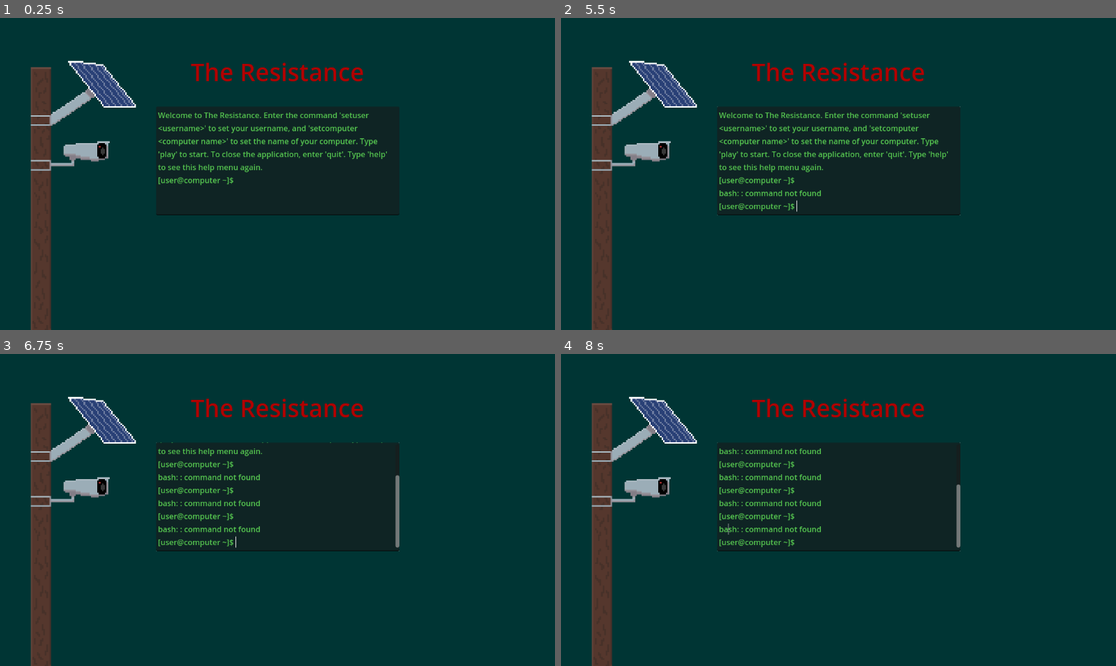
Above: before the commit, frames 1-4 (two rows, left to right).
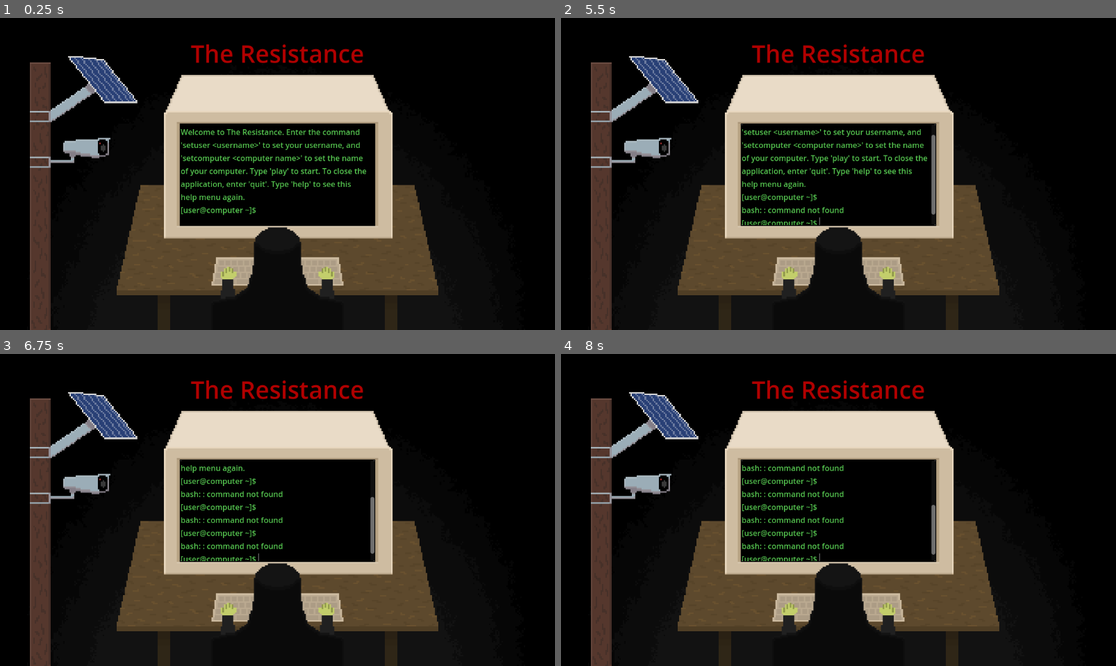
Above: after the commit, the same moments.

Repository: bunnybunnybun/The-Resistance
Game: Godot game, scene res://MainMenu.tscn
The game is run twice, just before and just after one commit, with the same random seed, the same clock (stepped at 60 frames per second) and the same inputs.
Inputs (mouse positions are in pixels of both pictures, inside the frame that each line leads up to):
- Up to frame 1 (0.25 s): no input
- Up to frame 2 (5.5 s): tap Enter at 0.5, 0.6, 1.35, 2, 2.3, 3.05, 3.5, 3.6, 4.35, 5.3 s; move the mouse to (960, 158) at 0.52 s; hold Right 0.53-1.28 s; click (960, 158) at 0.67 s; tap Space at 1.25, 2.75, 4.25 s; move the mouse to (727, 189) at 1.27 s; hold Down 1.28-2.03 s; move the mouse to (894, 105) at 2.02 s; hold Right 2.03-2.78 s; tap Alt at 2.1, 5.1 s; move the mouse to (810, 236) at 2.77 s; hold Up 2.78-3.53 s; tap Shift at 2.85 s; click (810, 236) at 2.92 s; move the mouse to (1005, 220) at 3.52 s; hold Left 3.53-5.03 s; move the mouse to (672, 127) at 4.27 s; move the mouse to (866, 174) at 5.02 s; hold Down from 5.03 s (still down); click (866, 174) at 5.17 s
- Up to frame 3 (6.75 s): move the mouse to (194, 432) at 5.77 s; release Down at 5.78 s; hold Right 5.78-6.53 s; tap Shift at 5.85 s; tap Enter at 6.05, 6.6 s; move the mouse to (399, 494) at 6.52 s; hold Up from 6.53 s (still down)
- Up to frame 4 (8 s): move the mouse to (727, 525) at 7.27 s; release Up at 7.28 s; hold Right from 7.28 s (still down); tap Enter at 7.35 s; click (727, 525) at 7.42 s

The runs differ from the first frame. In frame 1, 96% of the frame differs, in the area x 0-100%, y 0-100%; in frame 2, 96%; in frame 3, 96%; in frame 4, 96%.

Commit message:
Greatly improved the main menu, with a new background image, and the terminal is actually on a computer screen, not just floating in the air.

Diff:
--- a/MainMenu.tscn
+++ b/MainMenu.tscn
@@ -1,11 +1,13 @@
-[gd_scene load_steps=4 format=3 uid="uid://dosqxnixp8bbc"]
+[gd_scene load_steps=5 format=3 uid="uid://dosqxnixp8bbc"]
 
 [ext_resource type="Script" uid="uid://c7dfw3c2v8r1v" path="res://main_menu.gd" id="1_i26rj"]
-[ext_resource type="Texture2D" uid="uid://kvfn1n2gg47j" path="res://images/main_menu_surveillance_camera_and_pole.png" id="2_eiy7p"]
+[ext_resource type="Texture2D" uid="uid://b7kjcg6ajlfcv" path="res://images/main_menu_background.png" id="2_eiy7p"]
 
 [sub_resource type="LabelSettings" id="LabelSettings_kjwba"]
 font_size = 50
 font_color = Color(0.69411767, 0, 0, 1)
+
+[sub_resource type="StyleBoxEmpty" id="StyleBoxEmpty_eiy7p"]
 
 [node name="Menu" type="Control"]
 layout_mode = 3
@@ -17,6 +19,7 @@
 script = ExtResource("1_i26rj")
 
 [node name="ColorRect" type="ColorRect" parent="."]
+z_index = -2
 layout_mode = 1
 anchors_preset = 15
 anchor_right = 1.0
@@ -31,43 +34,47 @@
 anchor_left = 0.5
 anchor_right = 0.5
 offset_left = -204.0
-offset_top = 77.0
+offset_top = 39.0
 offset_right = 204.0
-offset_bottom = 146.0
+offset_bottom = 108.0
 grow_horizontal = 2
 text = "The Resistance"
 label_settings = SubResource("LabelSettings_kjwba")
 horizontal_alignment = 1
 
+[node name="TextureRect2" type="TextureRect" parent="."]
+z_index = -1
+texture_filter = 1
+layout_mode = 1
+anchors_preset = 15
+anchor_right = 1.0
+anchor_bottom = 1.0
+grow_horizontal = 2
+grow_vertical = 2
+texture = ExtResource("2_eiy7p")
+
 [node name="TextEdit" type="TextEdit" parent="."]
+z_index = 1
+texture_filter = 1
 layout_mode = 1
 anchors_preset = 8
 anchor_left = 0.5
 anchor_top = 0.5
 anchor_right = 0.5
 anchor_bottom = 0.5
-offset_left = -252.0
-offset_top = -140.0
-offset_right = 253.0
-offset_bottom = 86.0
+offset_left = -201.0
+offset_top = -103.0
+offset_right = 201.0
+offset_bottom = 106.0
 grow_horizontal = 2
 grow_vertical = 2
 theme_override_colors/font_color = Color(0.33665636, 0.78083885, 0.3151847, 1)
+theme_override_colors/background_color = Color(0, 0, 0, 0)
+theme_override_styles/normal = SubResource("StyleBoxEmpty_eiy7p")
 text = "Welcome to The Resistance. Enter the command 'setuser <username>' to set your username, and 'setcomputer <computer name>' to set the name of your computer. Type 'play' to start. To close the application, enter 'quit'. Type 'help' to see this help menu again.
 [user@computer ~]$ "
 emoji_menu_enabled = false
 wrap_mode = 1
 scroll_smooth = true
 
-[node name="TextureRect" type="TextureRect" parent="."]
-texture_filter = 1
-layout_mode = 1
-anchors_preset = 2
-anchor_top = 1.0
-anchor_bottom = 1.0
-offset_top = -642.0
-offset_right = 321.0
-grow_vertical = 0
-texture = ExtResource("2_eiy7p")
-
 [connection signal="gui_input" from="TextEdit" to="." method="_on_text_edit_gui_input"]
--- a/scene2.tscn
+++ b/scene2.tscn
@@ -13,7 +13,7 @@
 
 [node name="ColorRect" type="ColorRect" parent="."]
 layout_mode = 1
-anchors_preset = 15
+anchors_preset = -1
 anchor_right = 1.0
 anchor_bottom = 1.0
 grow_horizontal = 2
Binary file added: images/main_menu_background.ase
Binary file added: images/main_menu_background.png
Not shown, added: images/main_menu_background.png.import
